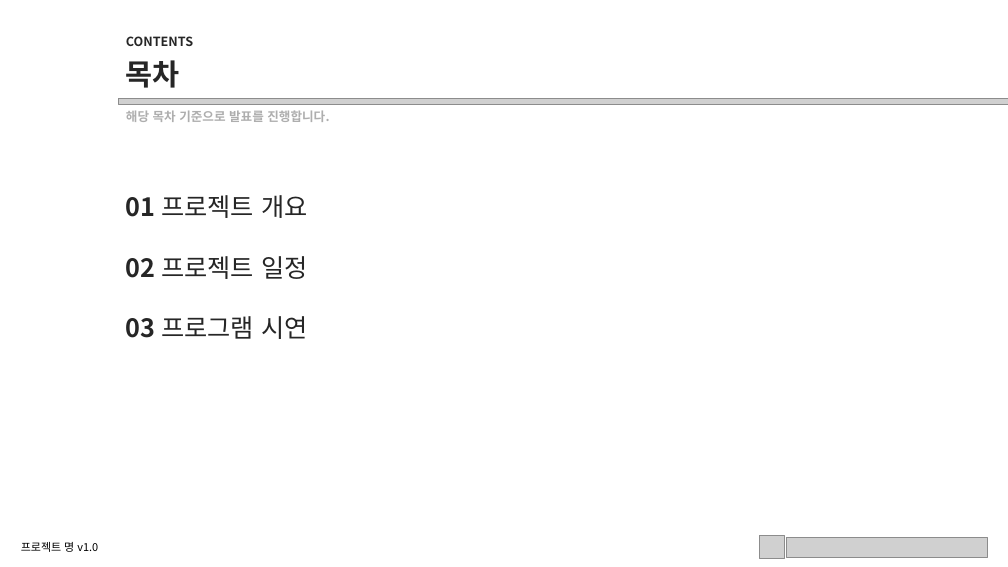
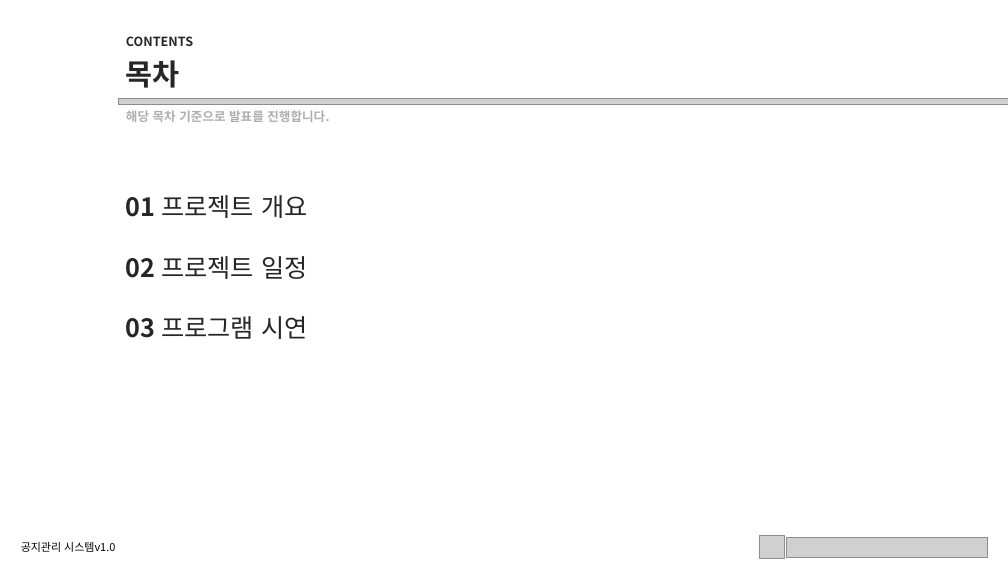
Before and after one commit to hamyoonsic/temp, a slide deck: slide 2 of 산출물/중간발표/중간발표템플릿.pptx. Drawn at 1008x567 pixels with LibreOffice and Linux fonts; fonts in the diff are those of the drawing; grey boxes stand for pictures. Boxes give left, top, right and bottom in pixels: in the first picture for what was removed or moved away, otherwise in the second. Text is boxed around its words. In the diff, an @@ line names an element or a change of style, - is before the commit and + after.

```diff
--- a/산출물/중간발표/중간발표템플릿.pptx
+++ b/산출물/중간발표/중간발표템플릿.pptx
@@ text at (x1=21, y1=542, x2=115, y2=552): text changed @@
-프로젝트 명 v1.0
+공지관리 시스템v1.0
```
Also in this commit, not shown: 4 other slides changed, 15 other files.
